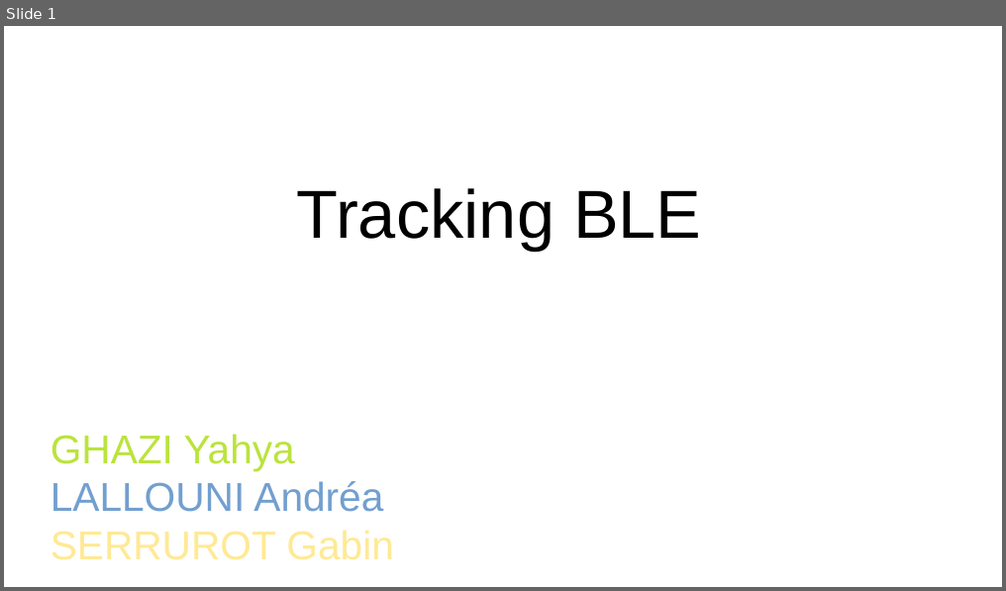
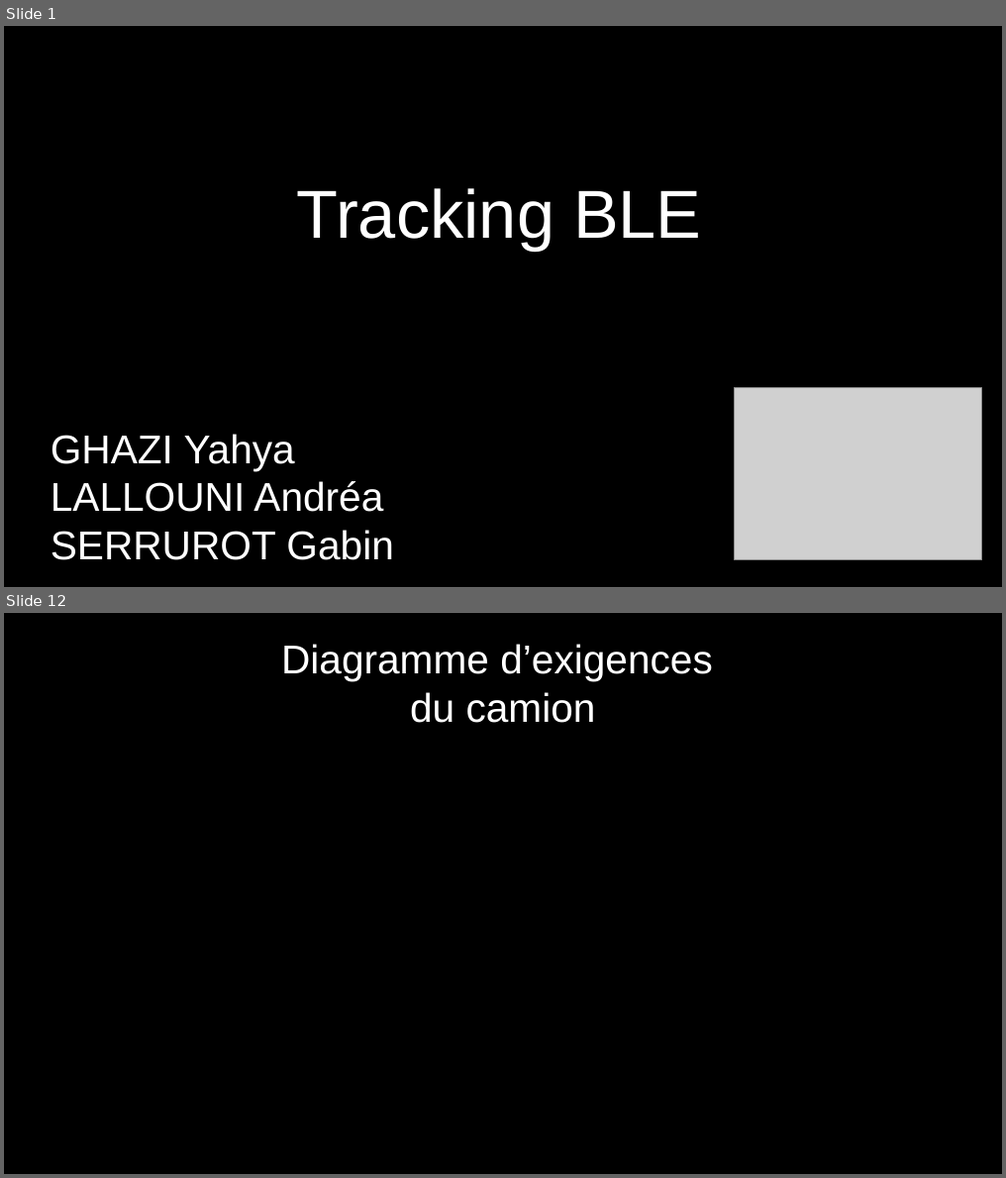
Before and after one commit to Gabin221/Tracking-BLE-documents, a slide deck: Revues/Revues1/presentation_yahya_andrea_gabin.odp. Shown one above the other, each under a label of ours: slide 1 before the commit, slides 1 and 12 after it; the slides between them are not shown. The pictures are 1006x591 and 1006x1178 pixels, drawn with LibreOffice and Linux fonts; fonts in the diff are those of the drawing; grey boxes stand for pictures; background and template pictures are left out. Boxes give left, top, right and bottom in pixels: in the first picture for what was removed or moved away, otherwise in the second. Text is boxed around its words. In the diff, an @@ line names an element or a change of style, - is before the commit and + after.

```diff
--- a/Revues/Revues1/presentation_yahya_andrea_gabin.odp
+++ b/Revues/Revues1/presentation_yahya_andrea_gabin.odp
@@ slide 12 added at bbox=[4, 613, 1002, 1174], background #000000 @@
@@ title added at bbox=[281, 644, 713, 723], 32 pt, text #FFFFFF @@
+Diagramme d’exigences
+du camion
@@ slide 1 changed as well @@
@@ background #FFFFFF to #000000 @@
@@ title "Tracking BLE" at bbox=[297, 188, 701, 251]: text colour #000000 to #FFFFFF @@
@@ picture added at bbox=[735, 388, 982, 562] @@
@@ title "GHAZI Yahya LALLOUNI Andréa SERRUROT ..." at bbox=[51, 434, 393, 561]: text colour #BBE33D to #FFFFFF in "GHAZI Yahya"; text colour #729FCF to #FFFFFF in "LALLOUNI Andréa"; text colour #FFE994 to #FFFFFF in "SERRUROT Gabin" @@
```
Also in this commit, not shown: 20 other slides added, 1 other file.
